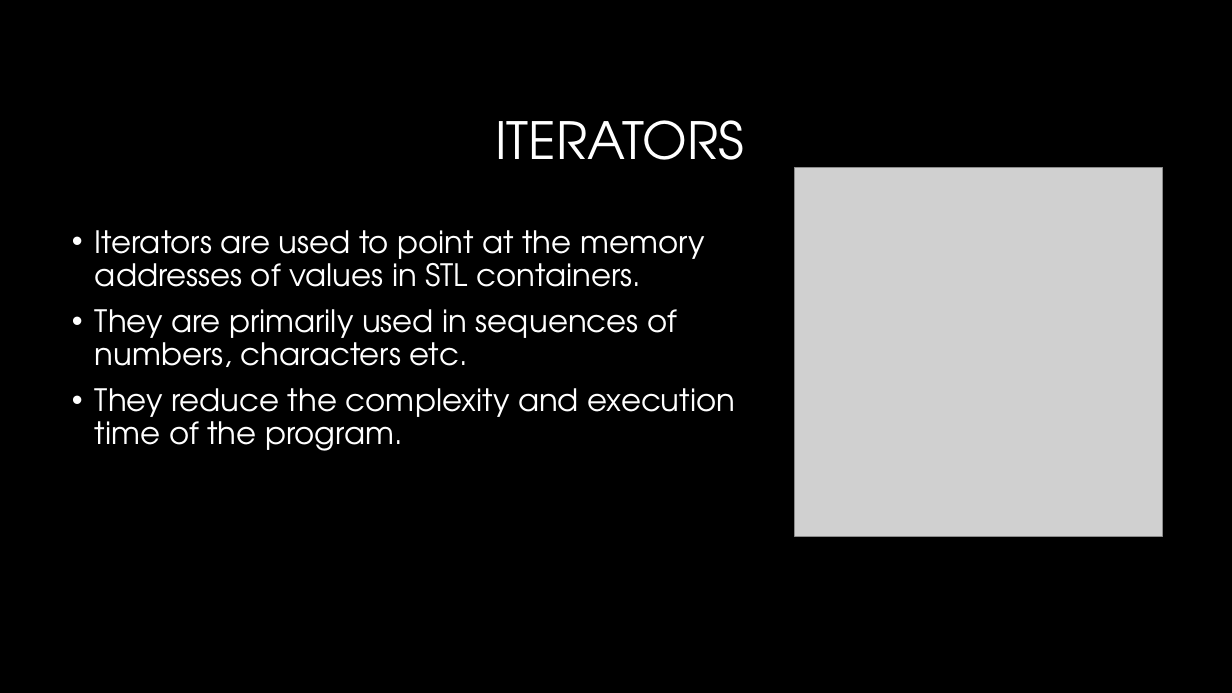
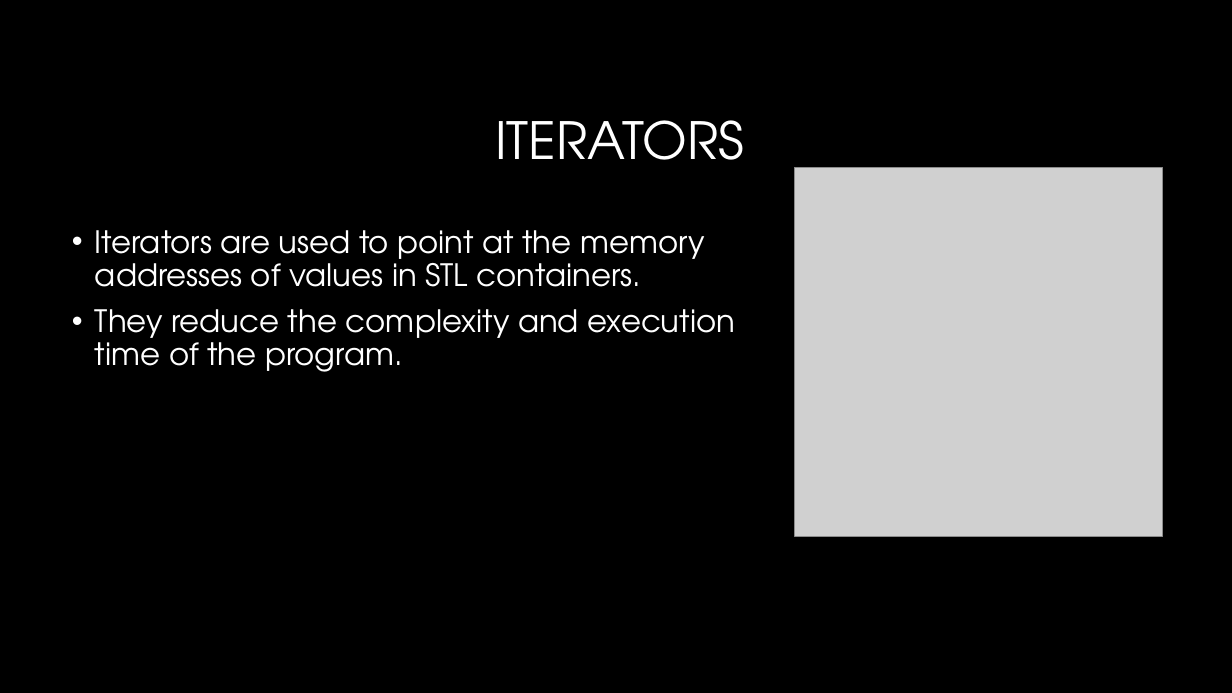
Before and after one commit to shachash1984/Tiltan_UnrealEngineCourse, a slide deck: slide 2 of Classes/Class_8/CPP_Iterators.pptx. Drawn at 1232x693 pixels with LibreOffice and Linux fonts; fonts in the diff are those of the drawing; grey boxes stand for pictures; background and template pictures are left out. Boxes give left, top, right and bottom in pixels: in the first picture for what was removed or moved away, otherwise in the second. Text is boxed around its words. In the diff, an @@ line names an element or a change of style, - is before the commit and + after.

```diff
--- a/Classes/Class_8/CPP_Iterators.pptx
+++ b/Classes/Class_8/CPP_Iterators.pptx
@@ text at <box>95,309,677,367</box>: paragraph removed @@
-• They are primarily used in sequences of numbers, characters etc.
```
Also in this commit, not shown: 5 other files.
